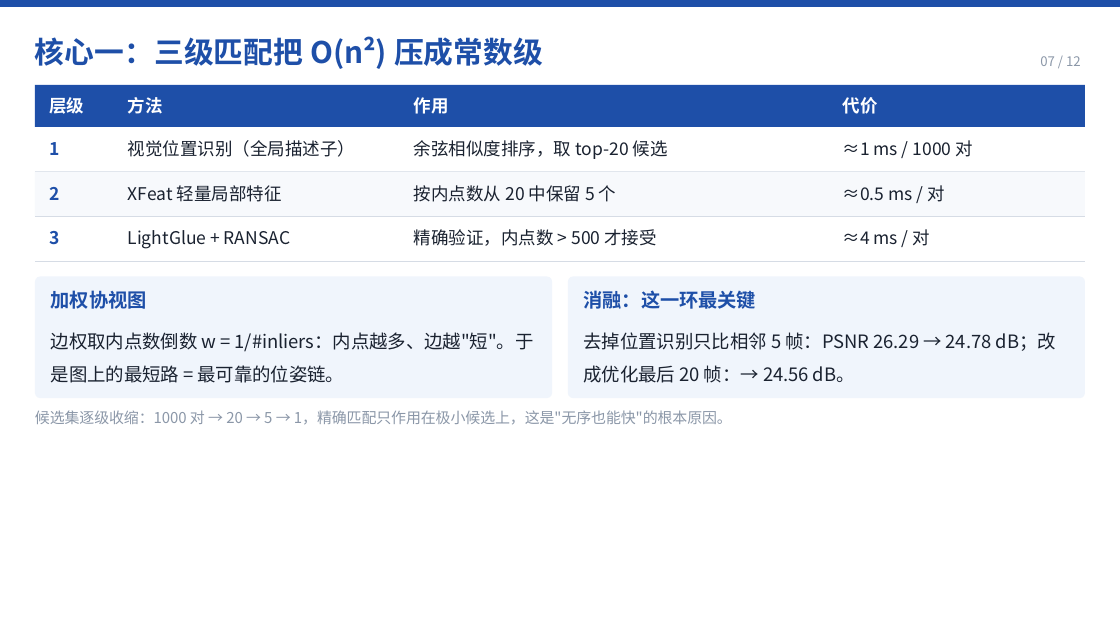
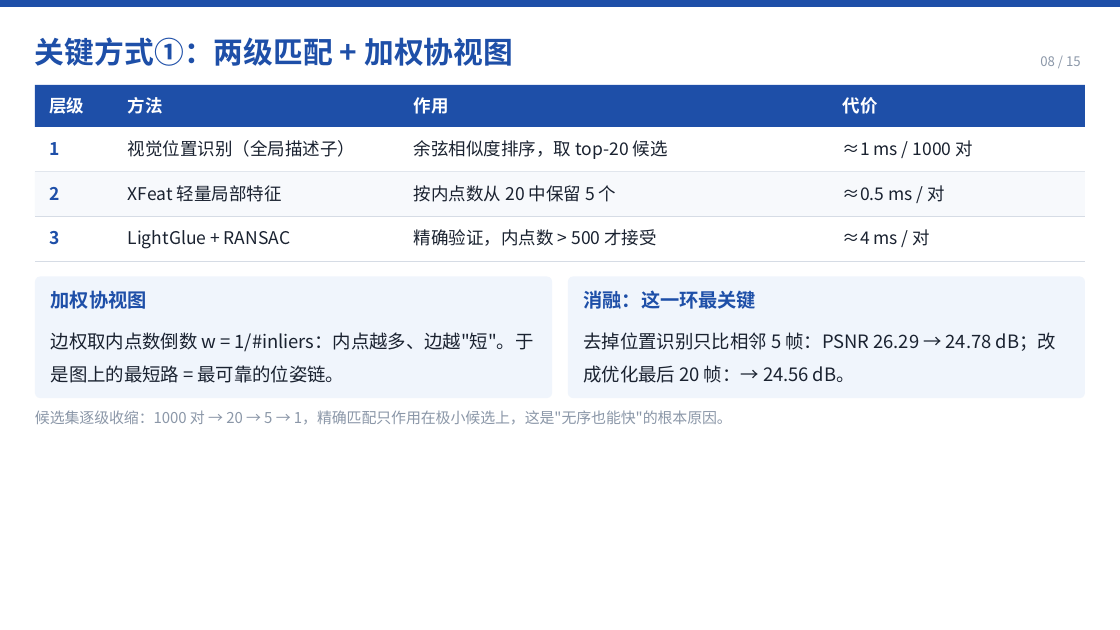
Before and after one commit to LeoZhengWei/ecnu-cs, a slide deck: slide 8 of ecnu-cg/02-PPT/PPT-即时三维高斯泼溅重建.pptx (slide 7 before the commit). Drawn at 1120x630 pixels with LibreOffice and Linux fonts; fonts in the diff are those of the drawing. Boxes give left, top, right and bottom in pixels: in the first picture for what was removed or moved away, otherwise in the second. Text is boxed around its words. In the diff, an @@ line names an element or a change of style, - is before the commit and + after.

Commit message:
feat(ecnu-cg): PPT 升级为 15 页并补齐署名
- 02-PPT/PPT-即时三维高斯泼溅重建.pptx：12 页 -> 15 页
  * 新增第 7 页「算法地图」：七步重建链，逐步给出算法、核心公式、在位姿重建中的用途
  * 封面署名：汇报人 郑炜 / 周子懿，指导教师 DeepSeek
  * 原 7-14 页顺延为 8-15 页，页码统一为 NN / 15
- 02-PPT/slides：源码同步为 15 个 .slide
- 02-PPT/STORY.md：页面清单与每页主张更新到 15 页
- 02-PPT/讲稿要点.md：补充页序提示与人名，指向正式讲稿
- 02-PPT/preview：换成 s1 / s7 / s12 三张（封面、算法地图、复现数据）
- 01-报告：文件名改为「郑炜+周子懿+即时三维高斯泼溅重建.docx」，
  首页署名补「指导教师：DeepSeek」；report.html 同步
- 04-讲稿/演讲讲稿与答辩手册.md：同步 15 页页序与 P7 口播

```diff
--- a/ecnu-cg/02-PPT/PPT-即时三维高斯泼溅重建.pptx
+++ b/ecnu-cg/02-PPT/PPT-即时三维高斯泼溅重建.pptx
@@ text at (35, 37, 513, 66): text changed @@
-核心一：三级匹配把 O(n²) 压成常数级
+关键方式①：两级匹配 + 加权协视图
@@ text at (1040, 56, 1081, 66): text changed @@
-07 / 12
+08 / 15
```
Also in this commit, not shown: 9 other slides changed, 5 slides added, 2 slides removed, 26 other files.
